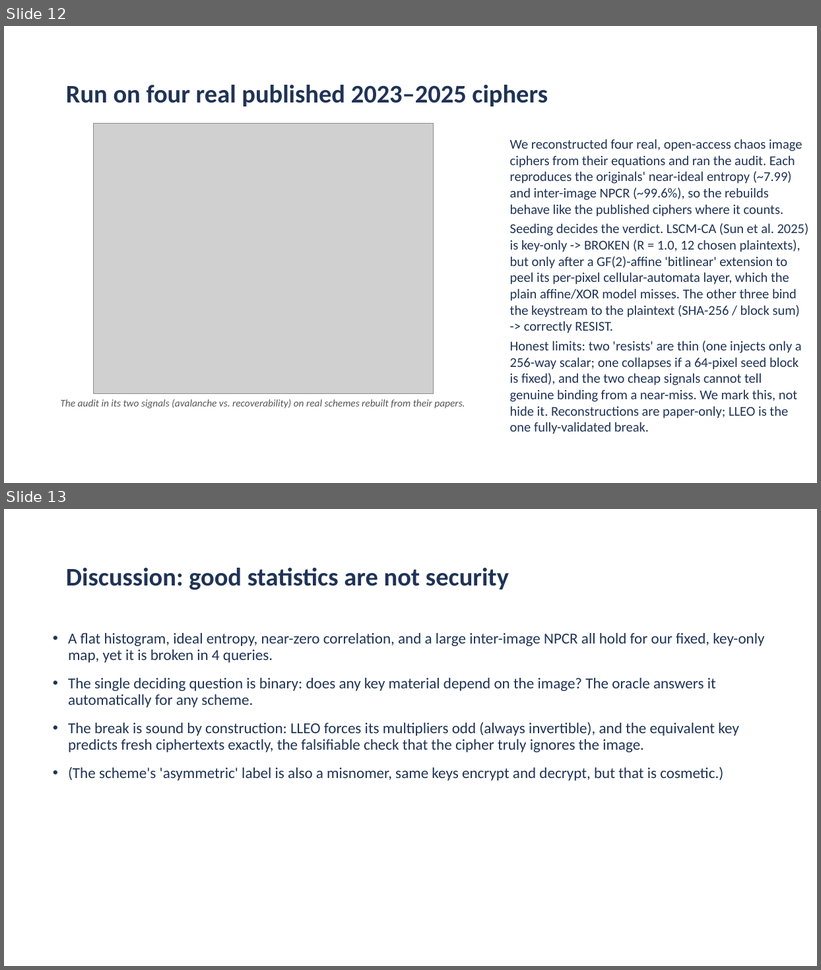
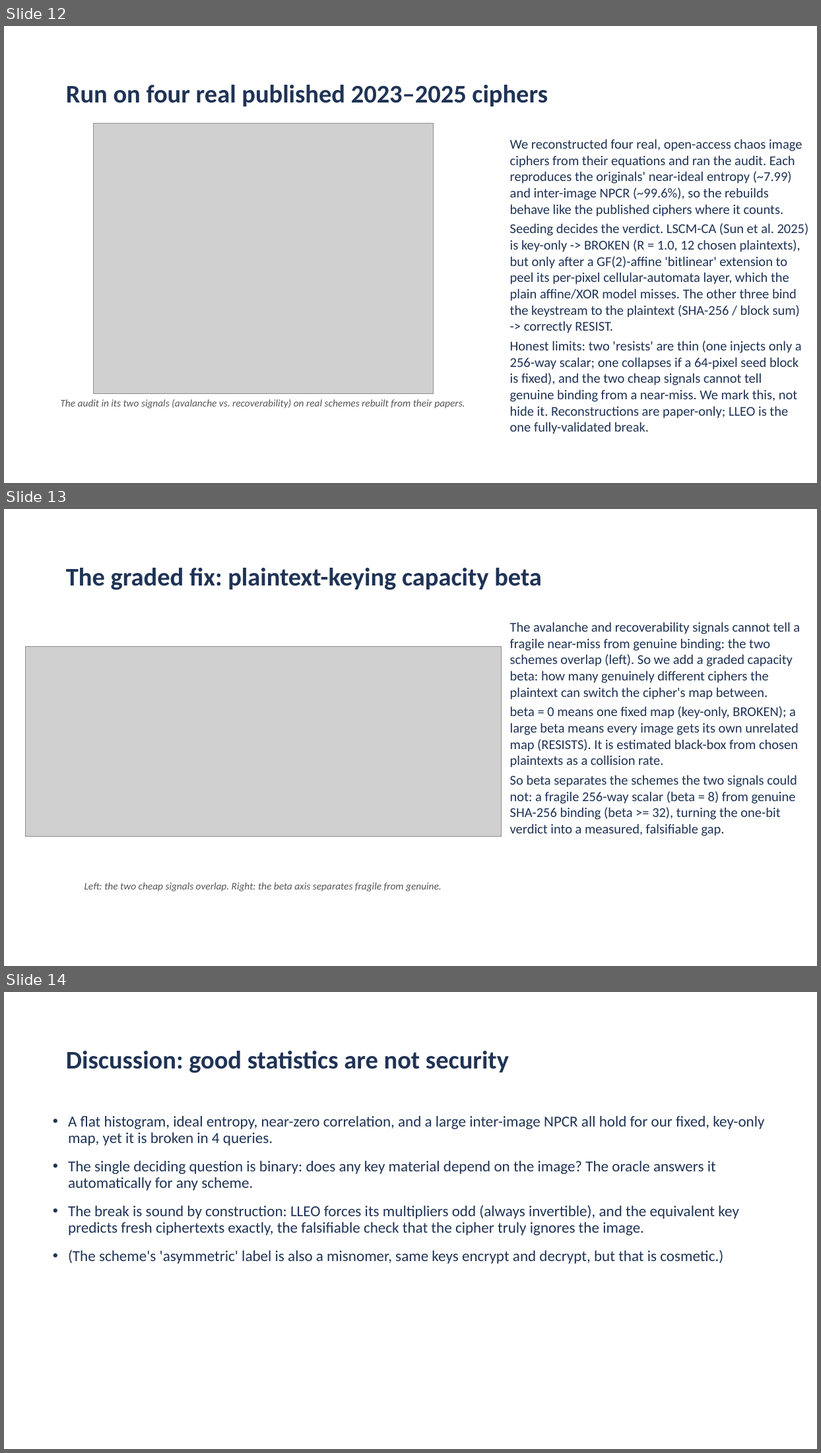
Before and after one commit to aiparallel0/chaoscrypt, a slide deck: papers/paper1-chaos-cpa/presentation.pptx. Shown one above the other, each under a label of ours: slides 12 and 13 before the commit, slides 12, 13 and 14 after it. The pictures are 821x970 and 821x1453 pixels, drawn with LibreOffice and Linux fonts; fonts in the diff are those of the drawing; grey boxes stand for pictures; background and template pictures are left out. Boxes give left, top, right and bottom in pixels: in the first picture for what was removed or moved away, otherwise in the second. Text is boxed around its words. In the diff, an @@ line names an element or a change of style, - is before the commit and + after.

```diff
--- a/papers/paper1-chaos-cpa/presentation.pptx
+++ b/papers/paper1-chaos-cpa/presentation.pptx
@@ slide 13 added at (4, 509, 817, 966), background picture (left out) @@
@@ title added at (66, 568, 542, 590), 30 pt, text #1F3355, bold @@
+The graded fix: plaintext-keying capacity beta
@@ text added at (510, 622, 800, 836), 16 pt, text #1F3355 @@
+The avalanche and recoverability signals cannot tell a fragile near-miss from genuine binding: the two schemes overlap (left). So we add a graded capacity beta: how many genuinely different ciphers the plaintext can switch the cipher's map between.
+beta = 0 means one fixed map (key-only, BROKEN); a large beta means every image gets its own unrelated map (RESISTS). It is estimated black-box from chosen plaintexts as a collision rate.
+So beta separates the schemes the two signals could not: a fragile 256-way scalar (beta = 8) from genuine SHA-256 binding (beta >= 32), turning the one-bit verdict into a measured, falsifiable gap.
@@ picture added at (25, 647, 501, 836) @@
@@ text added at (85, 883, 442, 892), 12 pt, text #555555, italic @@
+Left: the two cheap signals overlap. Right: the beta axis separates fragile from genuine.
@@ what was slide 13 is now slide 14 @@
```
Also in this commit, not shown: 2 other files.
